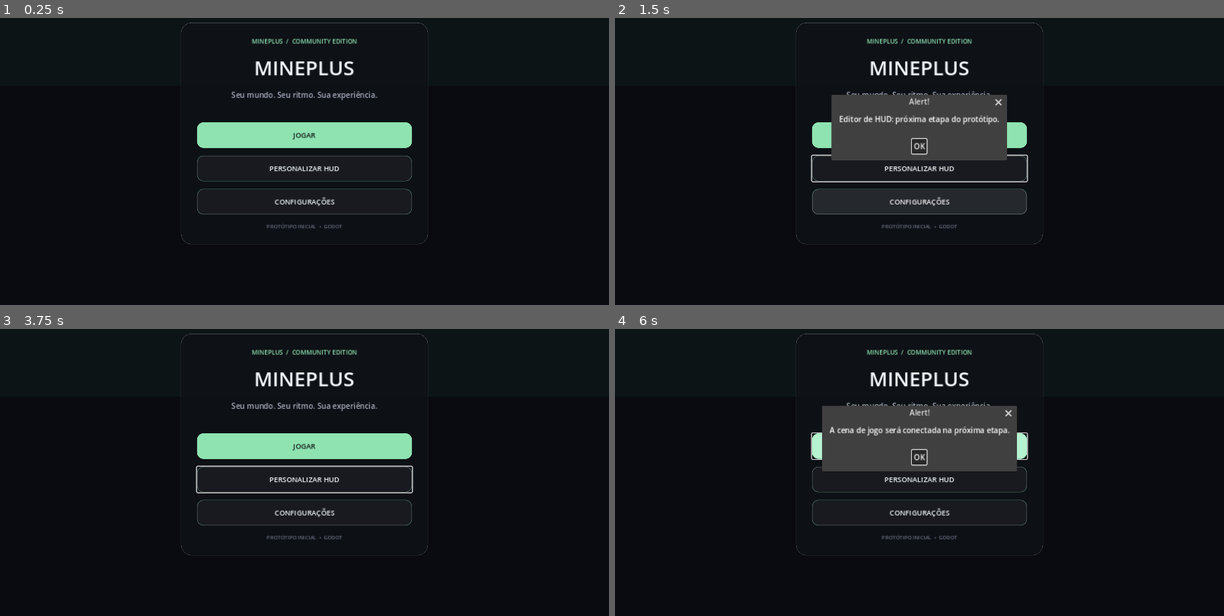
Above: before the commit, frames 1-4 (two rows, left to right).
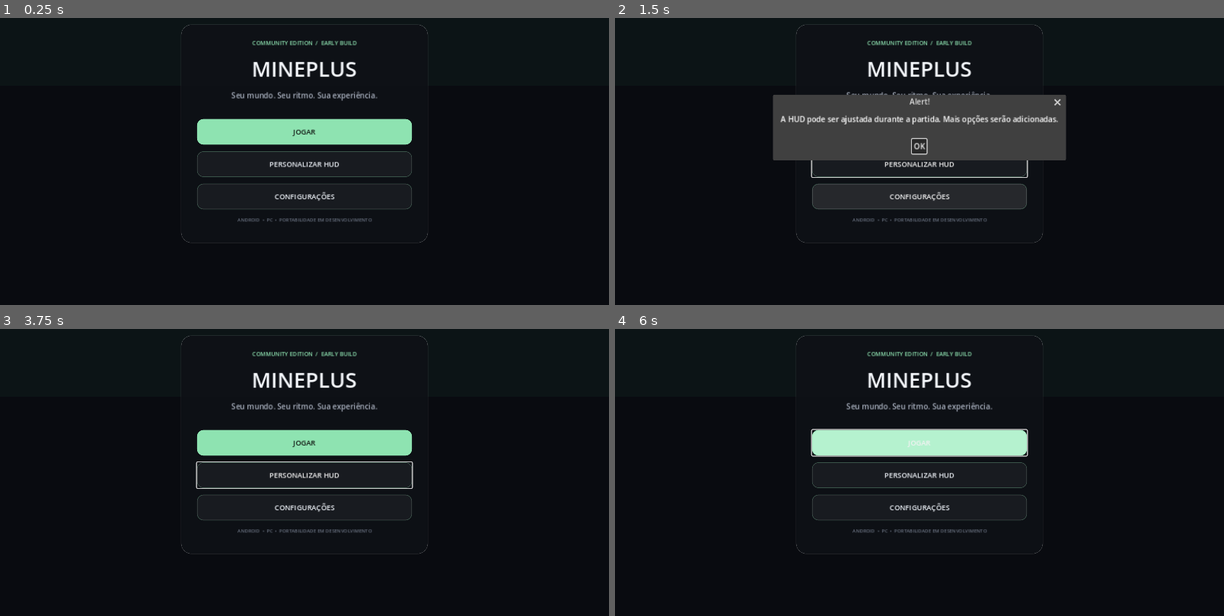
Above: after the commit, the same moments.

Repository: theolauria26-gif/MINEPLUS-PS4
Game: Godot game, scene res://scenes/main_menu.tscn
Two runs of this game, one before a commit and one after it. Both use one fixed random seed, a clock stepped at 60 frames per second and the inputs below.
Inputs:
- Up to frame 1 (0.25 s): no input
- Up to frame 2 (1.5 s): click "PERSONALIZAR HUD" at 0.5 s; click "CONFIGURAÇÕES" at 1.25 s
- Up to frame 3 (3.75 s): click "JOGAR" at 2 s; click "JOGAR" at 2.75 s; click "OK" at 3.5 s
- Up to frame 4 (6 s): click "PERSONALIZAR HUD" at 4.25 s; click "OK" at 5 s; click "JOGAR" at 5.75 s

The runs differ from the first frame. In frame 1, 3.7% of the frame differs, in the area x 29-71%, y 1-79%; in frame 2, 7.9%; in frame 3, 4.1%; in frame 4, 9.6%.

Commit message:
Connect menu to playable world prototype

Diff:
--- a/scripts/main_menu.gd
+++ b/scripts/main_menu.gd
@@ -1,7 +1,7 @@
 extends Control
 
 const BG := Color("#090b10")
-const PANEL := Color(0.055, 0.065, 0.085, 0.88)
+const PANEL := Color(0.055, 0.065, 0.085, 0.92)
 const ACCENT := Color("#8ee3b1")
 const MUTED := Color("#a7afbd")
 
@@ -16,7 +16,6 @@
 
 	var glow := ColorRect.new()
 	glow.color = Color(0.10, 0.24, 0.20, 0.18)
-	glow.position = Vector2(0, 0)
 	glow.size = Vector2(1280, 260)
 	add_child(glow)
 
@@ -25,7 +24,7 @@
 	add_child(center)
 
 	var panel := PanelContainer.new()
-	panel.custom_minimum_size = Vector2(520, 430)
+	panel.custom_minimum_size = Vector2(520, 460)
 	center.add_child(panel)
 	var style := StyleBoxFlat.new()
 	style.bg_color = PANEL
@@ -39,21 +38,21 @@
 	panel.add_theme_stylebox_override("panel", style)
 
 	var stack := VBoxContainer.new()
-	stack.add_theme_constant_override("separation", 16)
+	stack.add_theme_constant_override("separation", 14)
 	panel.add_child(stack)
 
 	var eyebrow := Label.new()
-	eyebrow.text = "MINEPLUS  /  COMMUNITY EDITION"
+	eyebrow.text = "COMMUNITY EDITION  /  EARLY BUILD"
 	eyebrow.horizontal_alignment = HORIZONTAL_ALIGNMENT_CENTER
 	eyebrow.add_theme_color_override("font_color", ACCENT)
-	eyebrow.add_theme_font_size_override("font_size", 13)
+	eyebrow.add_theme_font_size_override("font_size", 12)
 	stack.add_child(eyebrow)
 
 	var title := Label.new()
 	title.text = "MINEPLUS"
 	title.horizontal_alignment = HORIZONTAL_ALIGNMENT_CENTER
 	title.add_theme_color_override("font_color", Color("#f4f7fb"))
-	title.add_theme_font_size_override("font_size", 42)
+	title.add_theme_font_size_override("font_size", 44)
 	stack.add_child(title)
 
 	var subtitle := Label.new()
@@ -63,18 +62,17 @@
 	stack.add_child(subtitle)
 
 	var spacer := Control.new()
-	spacer.custom_minimum_size.y = 14
+	spacer.custom_minimum_size.y = 10
 	stack.add_child(spacer)
-
 	_add_menu_button(stack, "JOGAR", true, _on_play_pressed)
 	_add_menu_button(stack, "PERSONALIZAR HUD", false, _on_hud_pressed)
 	_add_menu_button(stack, "CONFIGURAÇÕES", false, _on_settings_pressed)
 
 	var footer := Label.new()
-	footer.text = "PROTÓTIPO INICIAL  •  GODOT"
+	footer.text = "ANDROID  •  PC  •  PORTABILIDADE EM DESENVOLVIMENTO"
 	footer.horizontal_alignment = HORIZONTAL_ALIGNMENT_CENTER
 	footer.add_theme_color_override("font_color", Color("#687180"))
-	footer.add_theme_font_size_override("font_size", 11)
+	footer.add_theme_font_size_override("font_size", 10)
 	stack.add_child(footer)
 
 func _add_menu_button(parent: VBoxContainer, caption: String, primary: bool, callback: Callable) -> void:
@@ -85,11 +83,9 @@
 	button.add_theme_font_size_override("font_size", 15)
 	var normal := StyleBoxFlat.new()
 	normal.bg_color = ACCENT if primary else Color(1, 1, 1, 0.045)
-	normal.border_color = Color(ACCENT, 0.45) if not primary else ACCENT
+	normal.border_color = ACCENT if primary else Color(ACCENT, 0.35)
 	normal.set_border_width_all(1)
 	normal.set_corner_radius_all(13)
-	normal.content_margin_left = 18
-	normal.content_margin_right = 18
 	button.add_theme_stylebox_override("normal", normal)
 	var hover := normal.duplicate() as StyleBoxFlat
 	hover.bg_color = Color("#b5f2cf") if primary else Color(1, 1, 1, 0.10)
@@ -99,13 +95,13 @@
 	parent.add_child(button)
 
 func _on_play_pressed() -> void:
-	_show_notice("A cena de jogo será conectada na próxima etapa.")
+	get_tree().change_scene_to_file("res://scenes/world.tscn")
 
 func _on_hud_pressed() -> void:
-	_show_notice("Editor de HUD: próxima etapa do protótipo.")
+	_show_notice("A HUD pode ser ajustada durante a partida. Mais opções serão adicionadas.")
 
 func _on_settings_pressed() -> void:
-	_show_notice("Configurações: próxima etapa do protótipo.")
+	_show_notice("Controles: WASD ou analógico para andar, mouse ou toque para olhar, clique/toque para quebrar e colocar blocos.")
 
 func _show_notice(message: String) -> void:
 	var dialog := AcceptDialog.new()
